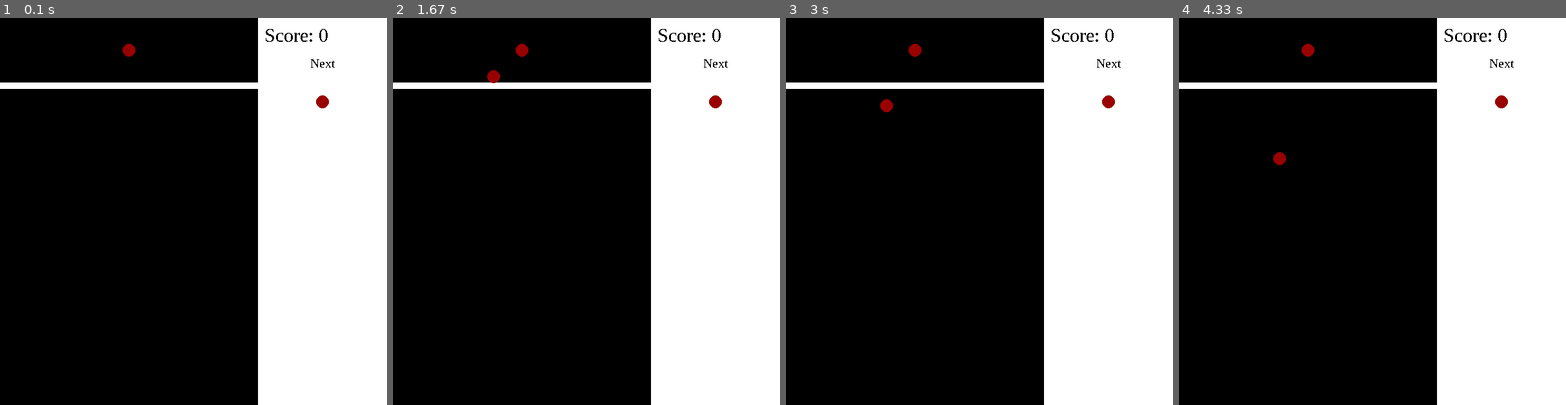
Above: before the commit, frames 1-4 (left to right).
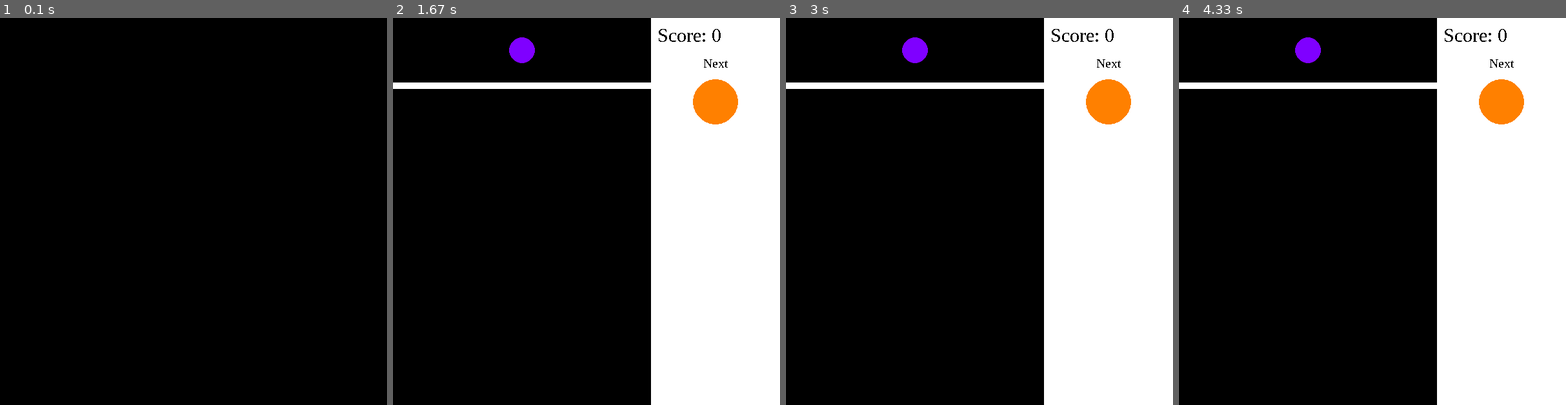
Above: after the commit, the same moments.

Repository: JohnTong123/SuikaBot
Game: pygame game, started from Suika_Human_Player.py
The game is run twice, just before and just after one commit, with the same random seed, the same clock (stepped at 60 frames per second) and the same inputs.
Inputs (mouse positions are in pixels of both pictures, inside the frame that each line leads up to):
- Up to frame 1 (0.1 s): no input
- Up to frame 2 (1.67 s): press the mouse at (586, 234) at 0.37 s; move the mouse to (540, 226) at 0.47 s; release the mouse at (493, 215) at 0.6 s
- Up to frame 3 (3 s): no input
- Up to frame 4 (4.33 s): no input

The runs differ from the first frame. In frame 1, 34% of the frame differs, in the area x 0-100%, y 0-100%; in frame 2, 1.5%; in frame 3, 1.5%; in frame 4, 1.5%.

Commit message:
did stuff

Diff:
--- a/Suika_Simulation.py
+++ b/Suika_Simulation.py
@@ -2,26 +2,29 @@
 import random
 import pymunk
 from pymunk import Vec2d
-
+from pygame.locals import (
+    MOUSEBUTTONDOWN,
+    QUIT,
+)
 pygame.init()
 clock = pygame.time.Clock()
-FRAME_RATE = 100000
+FRAME_RATE = 100000000000
 clock.tick(FRAME_RATE)
 
 SCREEN_WIDTH = 600
 GAME_WIDTH = 400
 SCREEN_HEIGHT = 600
-GRAVITY = 0.005
+GRAVITY = 0.05
 FRICTION = 0.05
 XLOSS  = 0.00
 YLOSS = 0.00
 OFFSET = 100
-# SKEWED_PROBABILITY = [0.2, 0.2, 0.2, 0.2, 0.2, 0.00]
-SKEWED_PROBABILITY = [1.0, 0.0, 0.0, 0.0, 0.0, 0.00]
+SKEWED_PROBABILITY = [0.2, 0.2, 0.2, 0.2, 0.2, 0.00]
+# SKEWED_PROBABILITY = [1.0, 0.0, 0.0, 0.0, 0.0, 0.00]
 # FRUITS = pygame.sprite.Group()
 
 space = pymunk.Space()
-space.gravity = 0.0, -5.0
+space.gravity = 0.0, -10.0
 
 FRUITS = []
 
@@ -227,6 +230,7 @@
 
 class Game:
     def __init__(self):
+
         self.screen = pygame.display.set_mode((SCREEN_WIDTH, SCREEN_HEIGHT))
         pygame.font.init()
         self.queuedFruitName = NAMES[random.choices(range(0,6), weights = SKEWED_PROBABILITY, k = 1)[0]] # Weigh probabilities
@@ -290,6 +294,7 @@
             FRUITS.pop()
 
     def update(self, position):
+        # clock.tick(FRAME_RATE)
         if (not self.game_joever):
             if position != -1:
                 body = pymunk.Body(TYPES[self.queuedFruitName][3], 100)
@@ -355,7 +360,8 @@
             # FRUITS.draw(screen)
             for fruit in FRUITS:
                 self.screen.blit(fruit.surf, fruit.rect)
-        else: # Game (j)o(e)ver
+        # else: # Game (j)o(e)ver
+        elif (self.game_joever):
             font = pygame.font.SysFont("Times New Roman", 50)
             game_joever_surface = font.render("Game Joever", False, (255, 255, 255))
             game_joever_rect = game_joever_surface.get_rect(center=(SCREEN_WIDTH/2, SCREEN_HEIGHT/2))
@@ -364,7 +370,10 @@
             self.screen.fill((0, 0, 0))
             self.screen.blit(game_joever_surface, game_joever_rect)
             self.screen.blit(score_surface, score_rect)
-        pygame.display.flip()
+        for event in pygame.event.get():
+            if event.type == MOUSEBUTTONDOWN:
+                pygame.display.flip()
+        # print(clock.get_fps())
 
 
 pygame.quit()
